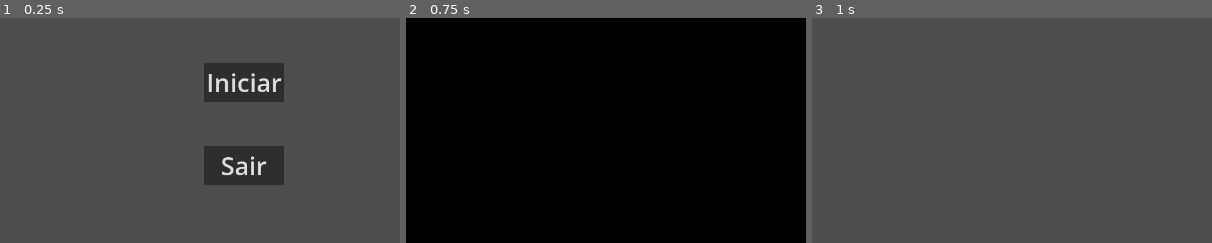
Above: before the commit, frames 1-3 (left to right).
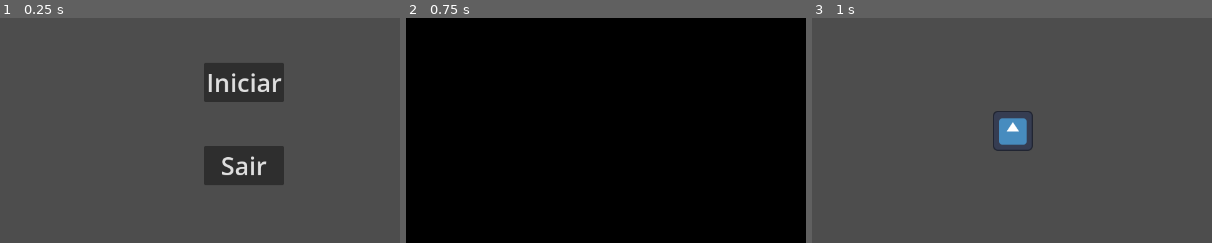
Above: after the commit, the same moments.

Repository: luankaike-code/felpo-jam-2026
Game: Godot game, scene res://scenes/screens/root_game.tscn
Same seed, same stepped clock (60 frames per second), same inputs: the game is played once before the commit and once after it. The engine's default icon, where the game draws it, is replaced by a stand-in: a white triangle on a blue panel in a dark square.
Inputs:
- Up to frame 1 (0.25 s): no input
- Up to frame 2 (0.75 s): click "Iniciar" at 0.5 s
- Up to frame 3 (1 s): no input
The pictures show only the part of the screen within x 20-70%, y 26-76%; the shares and areas given below are measured in that part.

Frames 1-2 are identical in both runs. In frame 3, 1.1% of the frame differs, in the area x 45-56%, y 41-60%.

Commit message:
Create base class to draggable entitys

Diff:
--- a/felpojam-2026-game-code/project.godot
+++ b/felpojam-2026-game-code/project.godot
@@ -23,6 +23,7 @@
 [physics]
 
 3d/physics_engine="Jolt Physics"
+common/physics_interpolation=true
 
 [rendering]
 
--- /dev/null
+++ b/felpojam-2026-game-code/scenes/entitys/item_draggable_test.tscn
@@ -0,0 +1,18 @@
+[gd_scene format=3 uid="uid://1k0kuud16688"]
+
+[ext_resource type="Script" uid="uid://cofhru7hxcyx6" path="res://scripts/entitys/draggable.gd" id="1_cwh08"]
+[ext_resource type="Texture2D" uid="uid://n85kss5ltq1u" path="res://icon.svg" id="2_lk7om"]
+
+[sub_resource type="CircleShape2D" id="CircleShape2D_6lubp"]
+radius = 66.0
+
+[node name="ItemDraggableTest" type="Area2D" unique_id=774893826]
+script = ExtResource("1_cwh08")
+metadata/_custom_type_script = "uid://cofhru7hxcyx6"
+
+[node name="Icon" type="Sprite2D" parent="." unique_id=723427171]
+scale = Vector2(0.5, 0.5)
+texture = ExtResource("2_lk7om")
+
+[node name="CollisionShape2D" type="CollisionShape2D" parent="." unique_id=1311858195]
+shape = SubResource("CircleShape2D_6lubp")
--- a/felpojam-2026-game-code/scenes/screens/game.tscn
+++ b/felpojam-2026-game-code/scenes/screens/game.tscn
@@ -1,12 +1,14 @@
 [gd_scene format=3 uid="uid://7i0kp4136dqi"]
 
 [ext_resource type="Script" uid="uid://ljam17ytk8dx" path="res://scripts/screens/game.gd" id="1_iwlfa"]
+[ext_resource type="PackedScene" uid="uid://1k0kuud16688" path="res://scenes/entitys/item_draggable_test.tscn" id="2_clfej"]
 
 [node name="Game" type="Node2D" unique_id=1475156608]
 script = ExtResource("1_iwlfa")
 metadata/_custom_type_script = "uid://dha1tdcxb1ucs"
 
 [node name="Control" type="Control" parent="." unique_id=161529205]
+process_mode = 4
 layout_mode = 3
 anchors_preset = 0
 offset_right = 1163.0
@@ -21,3 +23,6 @@
 theme_override_font_sizes/font_size = 64
 text = "GAME"
 horizontal_alignment = 1
+
+[node name="ItemDraggableTest" parent="." unique_id=774893826 instance=ExtResource("2_clfej")]
+position = Vector2(571, 371)
--- /dev/null
+++ b/felpojam-2026-game-code/scripts/entitys/draggable.gd
@@ -0,0 +1,36 @@
+class_name Draggable extends Area2D
+
+var is_dragging := false :
+	set(new):
+		is_dragging = new
+		if is_dragging:
+			_start_drag()
+		else:
+			_finish_drag()
+
+func _ready() -> void:
+	pass
+	#input_event.connect(on_input_event)
+
+func _start_drag():
+	print("start_drag")
+
+func _finish_drag():
+	print("finish_drag")
+
+@warning_ignore("unused_parameter")
+func _physics_process(delta: float) -> void:
+	if is_dragging:
+		global_position = get_global_mouse_position()
+
+@warning_ignore("unused_parameter")
+func _input_event(viewport: Viewport, event: InputEvent, shape_idx: int) -> void:
+	# offset = mouse_gpos - gpos
+	if !event is InputEventMouseButton:
+		return
+	elif event.button_index == MOUSE_BUTTON_LEFT && event.is_pressed():
+		is_dragging = true
+	elif event.button_index == MOUSE_BUTTON_LEFT && !event.is_pressed():
+		is_dragging = false
+	elif !event.button_index == MOUSE_BUTTON_LEFT:
+		return
--- a/felpojam-2026-game-code/scripts/screens/game.gd
+++ b/felpojam-2026-game-code/scripts/screens/game.gd
@@ -8,6 +8,7 @@
 	elif mensage is PopUpMensageChangeScreen:
 		change_screen.emit(mensage.screen_name)
 
-func _input(event: InputEvent) -> void:
+@warning_ignore("unused_parameter")
+func _unhandled_input(event: InputEvent) -> void:
 	if Input.is_action_just_pressed("ui_cancel") and !has_pop_up():
 		factory_pop_up(packed_menu_in_game.instantiate())
Not shown, added: felpojam-2026-game-code/scripts/entitys/draggable.gd.uid
